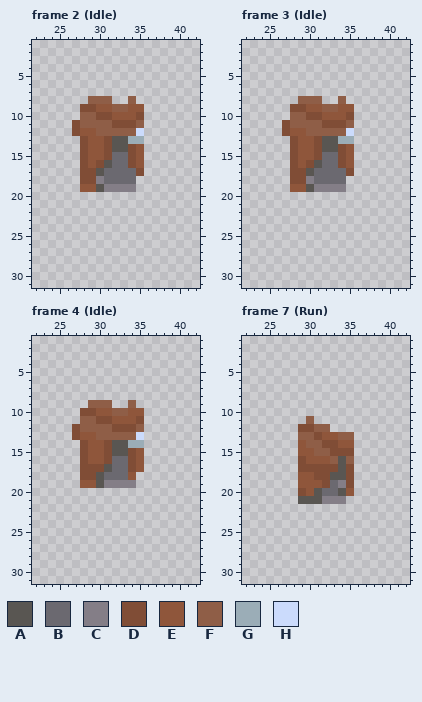
Edited in one commit: pixel-art file (assets/editor/Player.aseprite). The picture above was drawn from the file before the commit.
64x32 pixels, 16 frames. Shown: frame 2 (Idle): x 22..42, y 1..31; frame 3 (Idle): x 22..42, y 1..31; frame 4 (Idle): x 22..42, y 1..31; frame 7 (Run): x 22..42, y 1..31. The commit also changed other frames, which this record leaves out.
Visible layers, top first: "Player", "Body".
Palette (. is transparent): A #595652  B #6b6970  C #847e87  D #804d36  E #8f563b  F #8f5e47  G #9badb7  H #cbdbfc
Pixels before, frame 2 (Idle), first column x 27:
 8 ..FFF..F.
 9 .DDEEFFEE
10 .FFDDEEED
11 DFFFFDDDF
12 DEEFFFFFH
13 .DEEDAAGG
14 .DEEDAADE
15 .DEEDBBDE
16 .DEDABBDE
17 .DDABBBBD
18 .DDCBBBB.
19 .EEACCCC.
Pixels before, frame 3 (Idle), first column x 27:
 8 ..FFF..F.
 9 .DDEEFFEE
10 .FFDDEEED
11 DFFFFDDDF
12 DEEFFFFFH
13 .DEEDAAGG
14 .DEEDAADE
15 .DEEDBBDE
16 .DEDABBDE
17 .DDABBBBD
18 .DDCBBBB.
19 .EEACCCC.
Pixels before, frame 4 (Idle), first column x 27:
 9 ..FFF..F.
10 .DDEEFFEE
11 .FFDDEEED
12 DFFFFDDDF
13 DEEFFFFFH
14 .DEEDAAGG
15 .DEEDAADE
16 .DEEDBBDE
17 .DDDABBDE
18 .DDABBBE.
19 .EEACCCC.
Pixels before, frame 7 (Run), first column x 29:
11 .F.....
12 DDFF...
13 FFDEEFF
14 EFFDDEE
15 EEFFDDD
16 DEEEFAF
17 DDDDDAD
18 EEDDAAD
19 EEEDBCD
20 DEABBAE
21 AAACCC.
Now the later version:
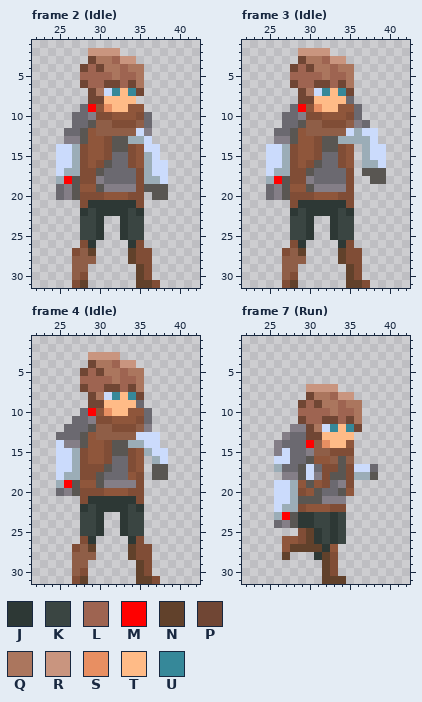
Colours new in this view: J #2d3835  K #3a4542  L #9e6451  M #ff0000  N #61412b  P #704634  Q #ab765e  R #c9957f  S #e88f62  T #ffbb87  U #368899
Edits made:
layer "Back Arm" now shown
layer "Legs" now shown
layer "Head" now shown
layer "Eyes" now shown
layer "Hair" now shown
layer "Front Arm" now shown
layer "Front Arm Selected" now shown
layer "Weapon Position" now shown
layer "Shoulder Position" now shown
Changed rows in their new state; - is an unchanged pixel.
Frame 2 (Idle):
first column x 25:
 2 ----RRRR------
 3 ----PQQLRR----
 4 ---PLPQQLQQ---
 5 ---LLLLQLLQ---
 6 ---PLLPPLPQ---
 7 ----PQHUTUP---
 8 ----PPTTTT----
 9 ---BM-STT-----
10 --BBC------B--
11 --BBA------B--
12 -BBA-------C--
13 -CCA-------H--
14 HHG--------HH-
15 HHG--------GH-
16 HHG--------GHH
17 HGG--------GHH
18 GMA-------DGGH
19 BCA-------DAAA
20 BCADDDEEEDD-AA
21 ---DJJJJJJD---
22 ---JKJJJJKJ---
23 ---KKJ--JKK---
24 ---KKJ--JKK---
25 ---KKJ--JKK---
26 ---DJ----JD---
27 --DFN----NDD--
28 --FFF----NDD--
29 --FF------ND--
30 --FD------ND--
31 --DN------NND-
Frame 3 (Idle):
first column x 25:
 2 ----RRRR-------
 3 ----PQQLRR-----
 4 ---PLPQQLQQ----
 5 ---LLLLQLLQ----
 6 ---PLLPPLPQ----
 7 ----PQHUTUP----
 8 ----PPTTTTB----
 9 ---BM-STT--B---
10 --BBC------B---
11 --BBA------CB--
12 -BBA-------GHH-
13 -CCA-------GGH-
14 HHG---------GHH
15 HHG---------GHH
16 HHG---------GGH
17 HGG---------AAA
18 GMA-------D--AA
19 BCA-------D----
20 BCADDDEEEDD----
21 ---DJJJJJJD----
22 ---JKJJJJKJ----
23 ---KKJ--JKK----
24 ---KKJ--JKK----
25 ---KKJ--JKK----
26 ---DJ----JD----
27 --DFN----NDD---
28 --FFF----NDD---
29 --FF------ND---
30 --FD------ND---
31 --DN------NND--
Frame 4 (Idle):
first column x 25:
 3 ----RRRR------
 4 ----PQQLRR----
 5 ---PLPQQLQQ---
 6 ---LLLLQLLQ---
 7 ---PLLPPLPQ---
 8 ----PQHUTUP---
 9 ----PPTTTTB---
10 ---BM-STT--B--
11 --BBC------B--
12 -BBBA------C--
13 BBBA-------HH-
14 HCCA-------HH-
15 HHG--------GHH
16 HHG---------GH
17 HHG---------AA
18 HGG-------D-AA
19 GMA-------D---
20 BCADDDEEEDD---
21 ---DJJJJJJD---
22 ---JKJJJJKJ---
23 ---KKJ--JKK---
24 ---KKJ--JKK---
25 ---KKJ--JKK---
26 ---DJ----JD---
27 --DFN----NDD--
28 --FFF----NDD--
29 --FF------ND--
30 --FD------ND--
31 --DN------NND-
Frame 7 (Run):
first column x 26:
 7 ----RRRR-----
 8 ----PQQLRR---
 9 ---PLPQQLQQ--
10 ---LLLLQLLQ--
11 ---PLLPPLPQ--
12 --CCPQHUTUP--
13 -CBBPPTTTT---
14 CBBBM-STT----
15 CHBBC--------
16 HHBBA--------
17 GBBAHB----HHB
18 -CCAHC----GGA
19 HHG-A--------
20 HHG----------
21 HHG----------
22 HGGDEEEDD----
23 GMAJJKKJK----
24 BCAJJKKJK----
25 ---DNJKJK----
26 -EEDNJKJK----
27 -ENNNNJE-----
28 -N---JND-----
29 ------ND-----
30 ------ND-----
31 ------NNN----
Changed places in both pictures, as pixel boxes (x1, y1, x2, y2):
changed: (56, 48, 168, 288)
changed: (266, 48, 386, 288)
changed: (56, 352, 168, 584)
changed: (274, 384, 378, 584)
